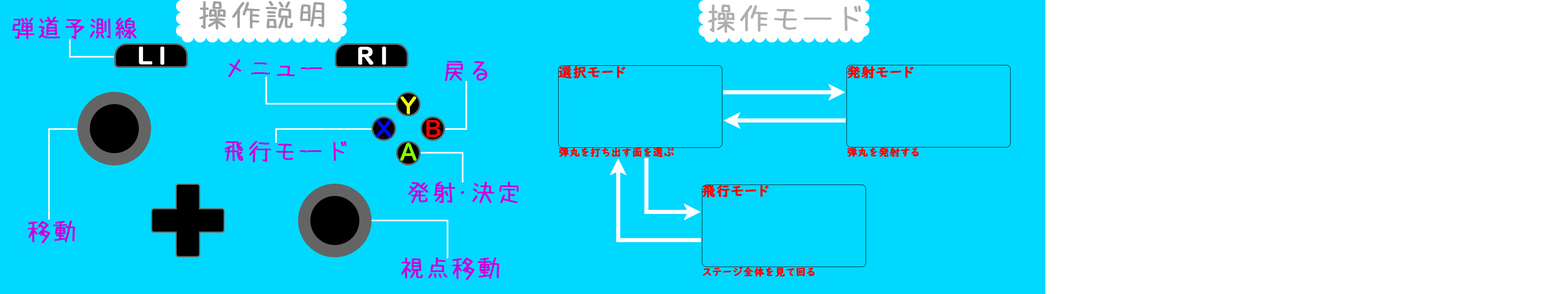
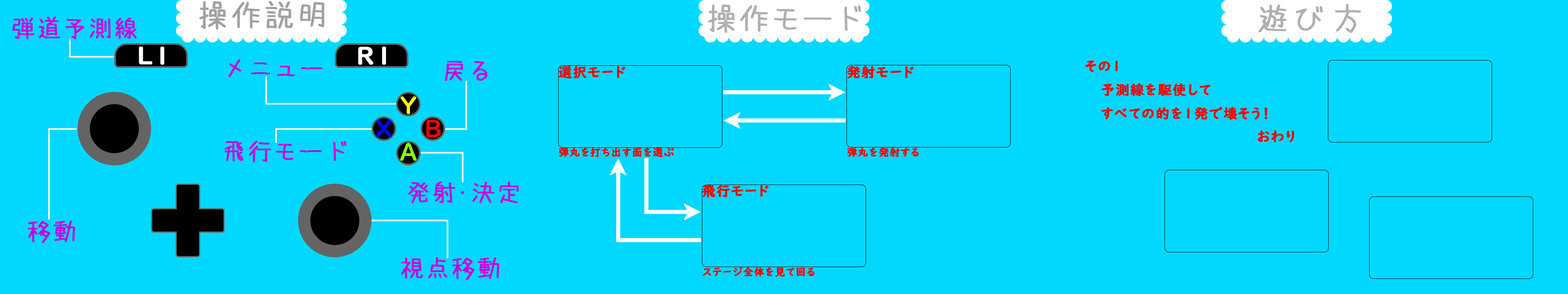
Two versions of the same layered image (w=1568, h=294). Layer-by-layer changes:
added layer "遊び方" above "背景" over (1045, 0, 1568, 294)
